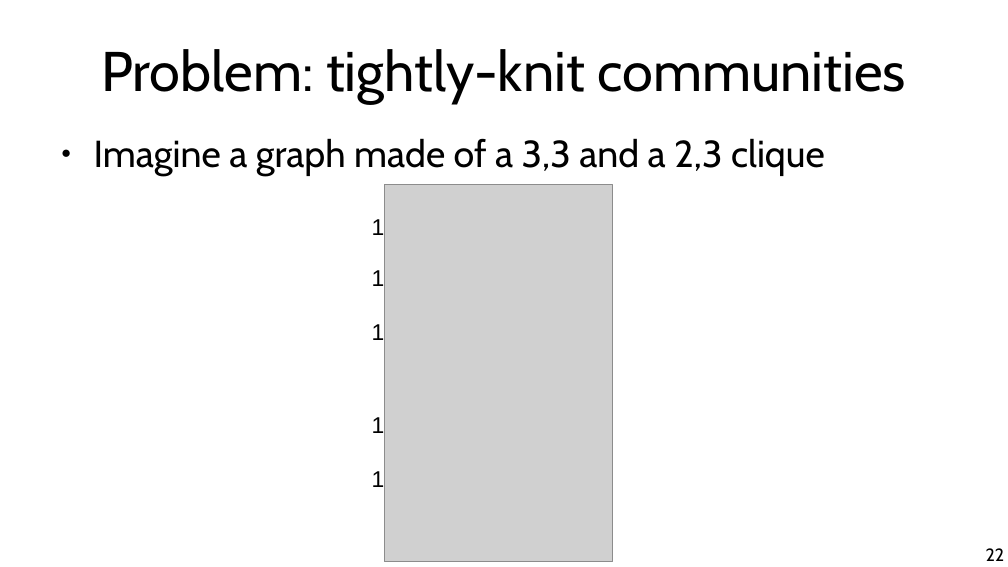
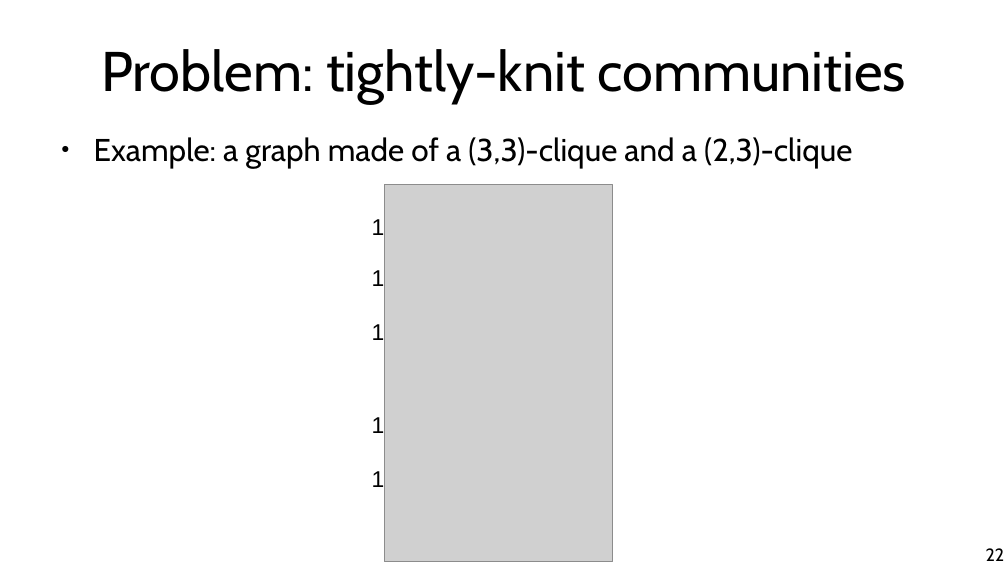
Before and after one commit to chatox/networks-science-course, a slide deck: slide 22 of theory/tt09_centrality.odp. Drawn at 1008x567 pixels with LibreOffice and Linux fonts; fonts in the diff are those of the drawing; grey boxes stand for pictures. Boxes give left, top, right and bottom in pixels: in the first picture for what was removed or moved away, otherwise in the second. Text is boxed around its words. In the diff, an @@ line names an element or a change of style, - is before the commit and + after.

```diff
--- a/theory/tt09_centrality.odp
+++ b/theory/tt09_centrality.odp
@@ text at [94,137,852,168]: text changed; size 29.6 to 24.8 pt @@
-● Imagine a graph made of a 3,3 and a 2,3 clique
+● Example: a graph made of a (3,3)-clique and a (2,3)-clique
```
Also in this commit, not shown: 8 other slides changed, 30 slides added, 2 slides removed.
